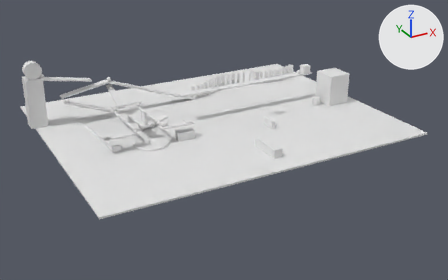
One commit to the Blender file master.blend: the scene before it, then after it.
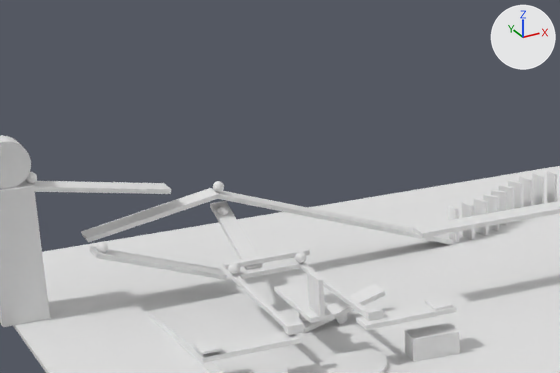
Each version appears first whole from a camera (50 mm lens) standing at (-64.6, -126.9, 57.6) and looking at (2.1, -5.7, -3.1), and next in a close-up on the part from 7% to 52% of the width and 4% to 52% of the height. The lights are fixed; the arrows at upper right show +X, +Y and +Z.

The first close-up shows 'Alarm Clock', 'Car', 'Fridge?', 'Plate', 'Ramp', 'Ramp.001', 'Ramp.002', 'Ramp.003', 'Ramp.004', 'Ramp.005', 'Seesaw ham', 'Table'.
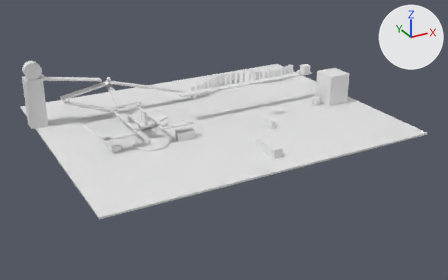
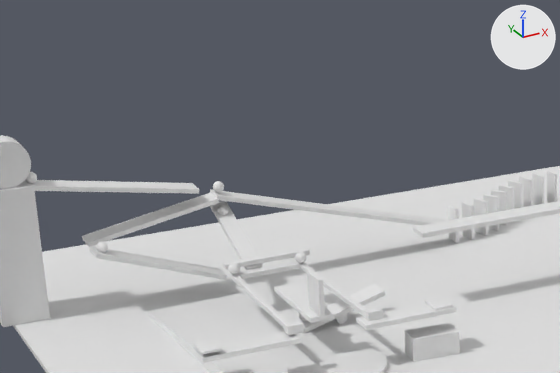
Edits to the scene script, one JSON object a line:
```json
{"op": "set", "path": "ob_ramp.location", "old": "(-29.14, 15.91, 11.11)", "new": "(-27.78, 16.0, 10.91)"}
{"op": "set", "path": "ob_ramp.scale", "old": "(1.0, 1.0, 1.0)", "new": "(1.2, 1.0, 1.01)"}
{"op": "set", "path": "ob_ramp_001.location", "old": "(-24.95, 15.91, 7.94)", "new": "(-24.95, 15.91, 7.52)"}
{"op": "set", "path": "ob_ramp_004.location", "old": "(-13.45, 16.01, 6.88)", "new": "(-13.45, 16.01, 7.18)"}
{"op": "set", "path": "ob_ramp_004.rotation_euler", "old": "(0.0, 0.349, 0.0)", "new": "(0.0, 0.282, 0.0)", "note": "degrees (0, 20, 0) -> degrees (0, 16, 0)"}
{"op": "set", "path": "ob_ramp_004.scale", "old": "(1.0, 1.0, 1.0)", "new": "(0.98, 1.0, 0.997)"}
```

What differs and where, as boxes [x1, y1, x2, y2] in the close-ups (560 x 373 px):
```json
{"object": "Ramp.004", "change": "moved, turned, rescaled", "before": [211, 188, 454, 245], "after": [210, 189, 446, 225]}
{"object": "Ramp.001", "change": "moved", "before": [81, 188, 219, 242], "after": [82, 193, 219, 247]}
{"object": "Ramp", "change": "moved, rescaled", "before": [31, 181, 171, 194], "after": [33, 180, 199, 194], "on screen": "18% wider, 7% taller"}
```
